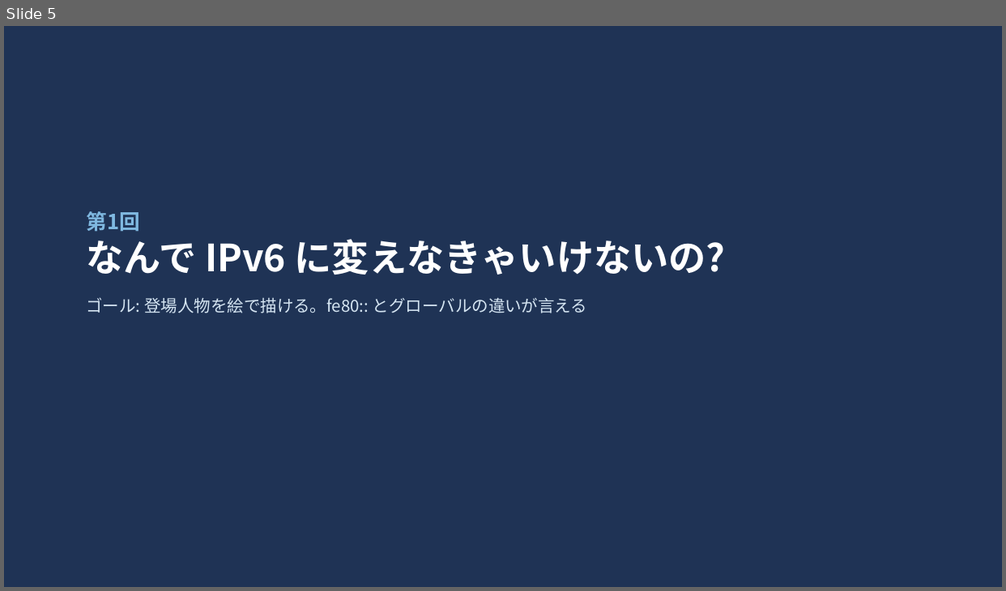
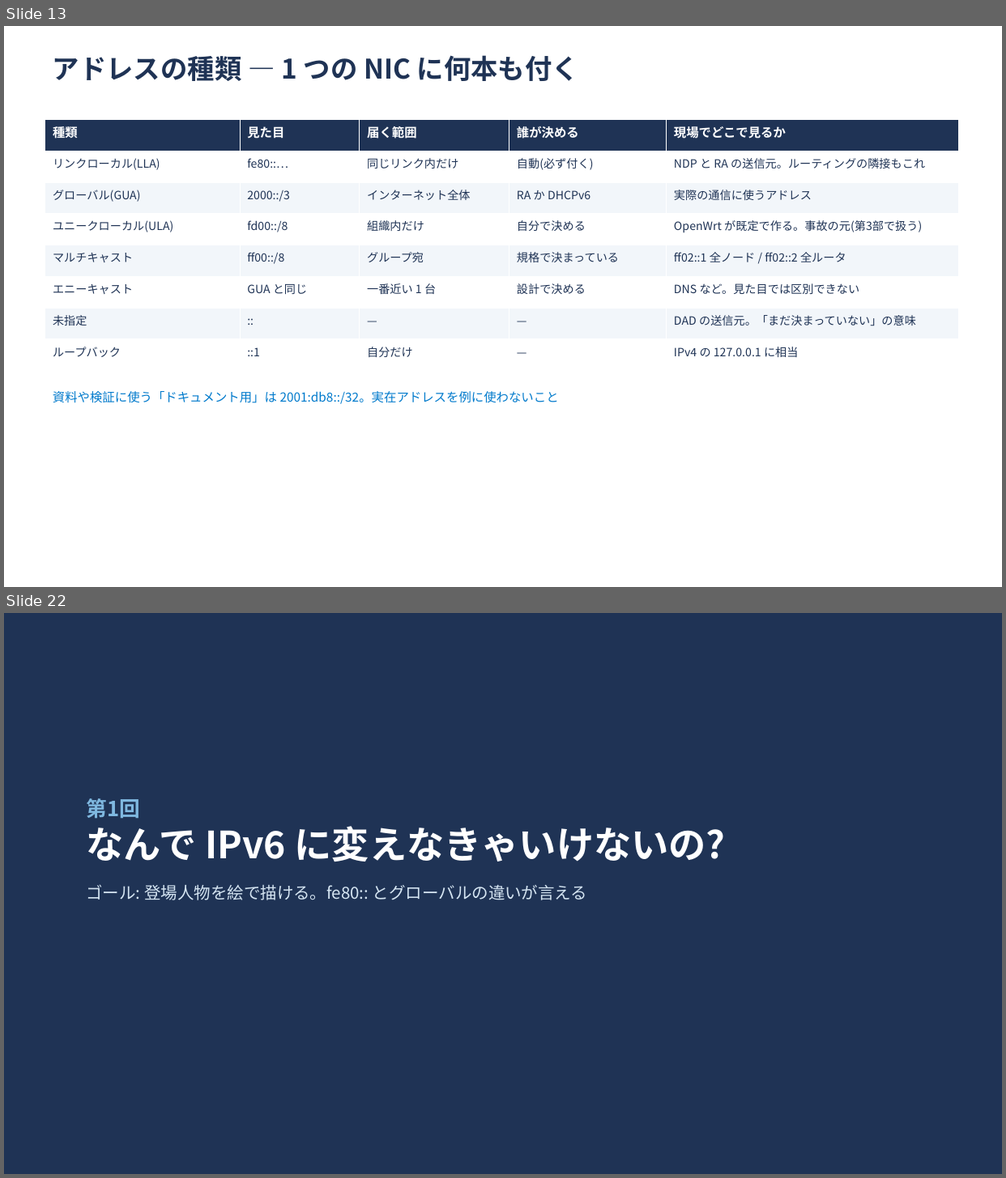
Before and after one commit to ginchankawaii/claude-code-book-template, a slide deck: docs/ipoe-lab/slides/toranomaki.pptx. Shown one above the other, each under a label of ours: slide 5 before the commit, slides 13 and 22 after it; the slides between them are not shown. The pictures are 1006x591 and 1006x1178 pixels, drawn with LibreOffice and Linux fonts; fonts in the diff are those of the drawing. Boxes give left, top, right and bottom in pixels: in the first picture for what was removed or moved away, otherwise in the second. Text is boxed around its words. In the diff, an @@ line names an element or a change of style, - is before the commit and + after.

```diff
--- a/docs/ipoe-lab/slides/toranomaki.pptx
+++ b/docs/ipoe-lab/slides/toranomaki.pptx
@@ slide 13 added at <box>4,26,1002,587</box>, background #FFFFFF @@
@@ text added at <box>53,55,579,81</box>, 26 pt, text #1F3355, bold @@
+アドレスの種類 — 1 つの NIC に何本も付く
@@ table added at <box>45,120,958,371</box>, 8 rows, 5 columns @@
+種類 | 見た目 | 届く範囲 | 誰が決める | 現場でどこで見るか
+リンクローカル(LLA) | fe80::… | 同じリンク内だけ | 自動(必ず付く) | NDP と RA の送信元。ルーティングの隣接もこれ
+グローバル(GUA) | 2000::/3 | インターネット全体 | RA か DHCPv6 | 実際の通信に使うアドレス
+ユニークローカル(ULA) | fd00::/8 | 組織内だけ | 自分で決める | OpenWrt が既定で作る。事故の元(第3部で扱う)
+マルチキャスト | ff00::/8 | グループ宛 | 規格で決まっている | ff02::1 全ノード / ff02::2 全ルータ
+エニーキャスト | GUA と同じ | 一番近い 1 台 | 設計で決める | DNS など。見た目では区別できない
+未指定 | :: | — | — | DAD の送信元。「まだ決まっていない」の意味
+ループバック | ::1 | 自分だけ | — | IPv4 の 127.0.0.1 に相当
@@ text added at <box>53,391,559,404</box>, 12 pt, text #007ACC @@
+資料や検証に使う「ドキュメント用」は 2001:db8::/32。実在アドレスを例に使わないこと
@@ what was slide 5 is now slide 22 @@
```
Also in this commit, not shown: 2 slides changed, 25 other slides added, 3 other files.
